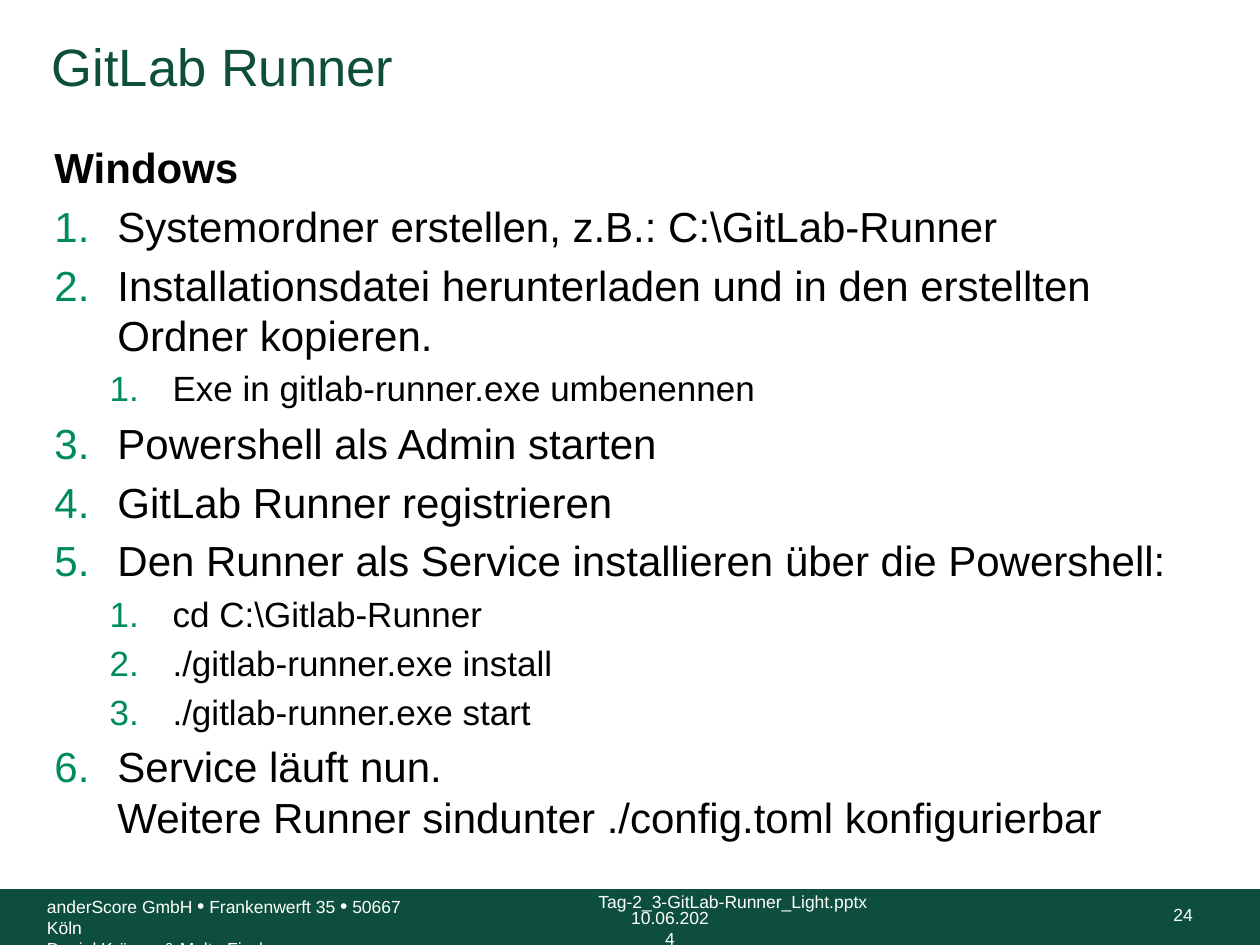
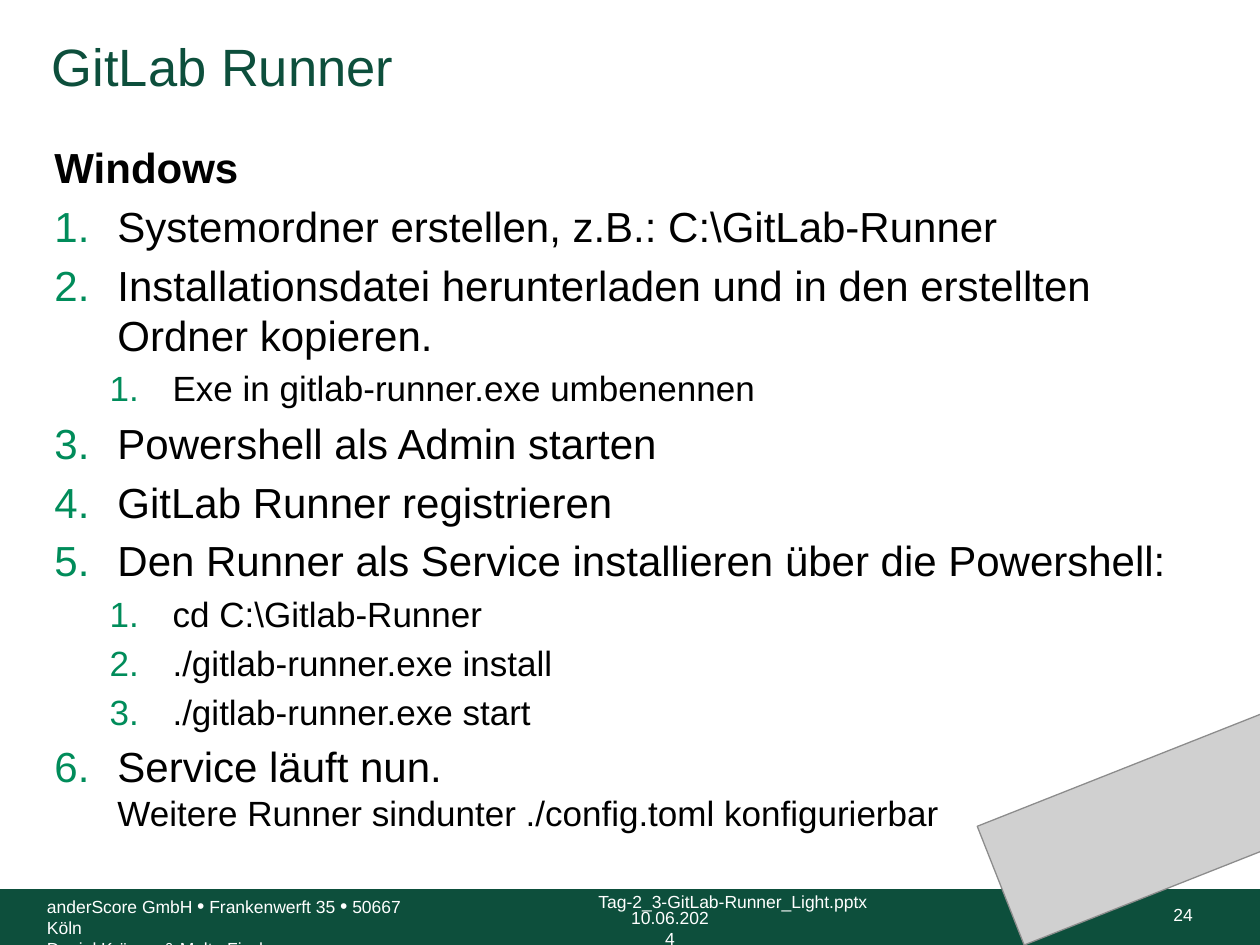
Before and after one commit to anderscore-gmbh/gitlab, a slide deck: slide 24 of slides/Tag-2_3-GitLab-Runner_Light.pptx. Drawn at 1260x945 pixels with LibreOffice and Linux fonts; fonts in the diff are those of the drawing; grey boxes stand for pictures; background and template pictures are left out. Boxes give left, top, right and bottom in pixels: in the first picture for what was removed or moved away, otherwise in the second. Text is boxed around its words. In the diff, an @@ line names an element or a change of style, - is before the commit and + after.

```diff
--- a/slides/Tag-2_3-GitLab-Runner_Light.pptx
+++ b/slides/Tag-2_3-GitLab-Runner_Light.pptx
@@ picture added at [978,713,1260,944] @@
@@ text at [117,751,938,832]: size 24 to 20 pt in "Weitere Runner sindunter ./config.toml konfigurierbar" @@
```
Also in this commit, not shown: 67 other slides changed.
